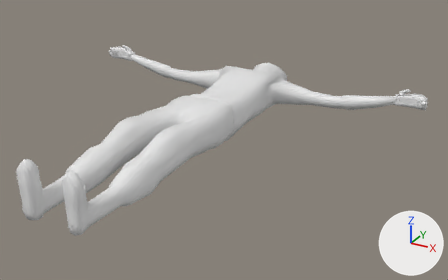
The FBX model cookies/Assets/3D_Assets/Characters/Models/skinhead.FBX, before and after one commit.
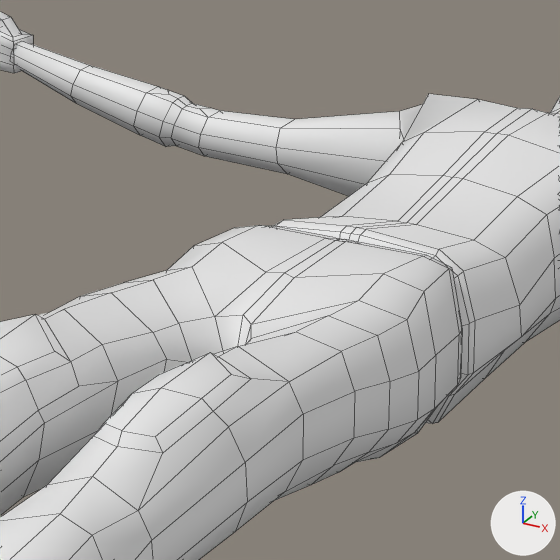
Old and new are each drawn whole from a 50 mm lens placed at (319.3, -136.1, 113.6), pointed at (185.9, 106.6, -7.7) and again close up on the part from 29% to 57% of the width and 16% to 61% of the height. The lights are fixed; the arrows at lower right show +X, +Y and +Z. The close-ups show mesh edges as thin lines. The same objects are shown in both versions, whatever each file hides. Materials are left out; every surface is plain grey. Where no turn or scale is listed for an object, it has been applied to the vertices.

Names of what the first close-up shows: 'nazi'.
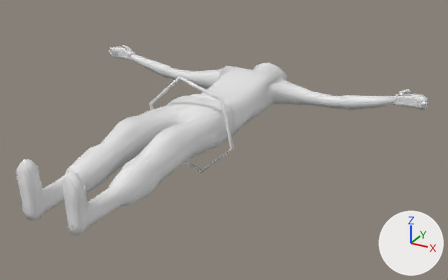
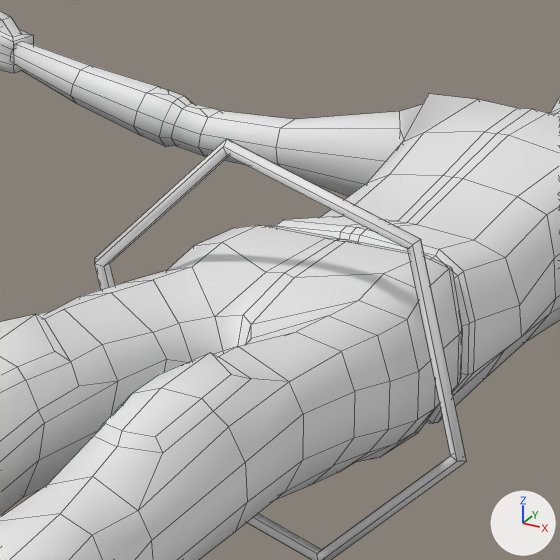
The newer file is also rescaled (x0.01), turned or shifted as a whole; pictures and numbers use the older file's frame.

What the commit changed:
Mesh me_mesh_001 is new.
It has 30 vertices, 30 faces and spans x -23.7..23.7, y -0.9..0.9, z -24.1..24.1.
Object 'waist_controller001.001' (ob_waist_controller001_001) is new; it shows me_mesh_001.
Its location is (172.0, 98.5, 0.0).

Where the change shows, as pixel boxes [x1, y1, x2, y2] in the close-ups (560 x 560 px):
'waist_controller001.001', added: after [94, 139, 466, 560]
